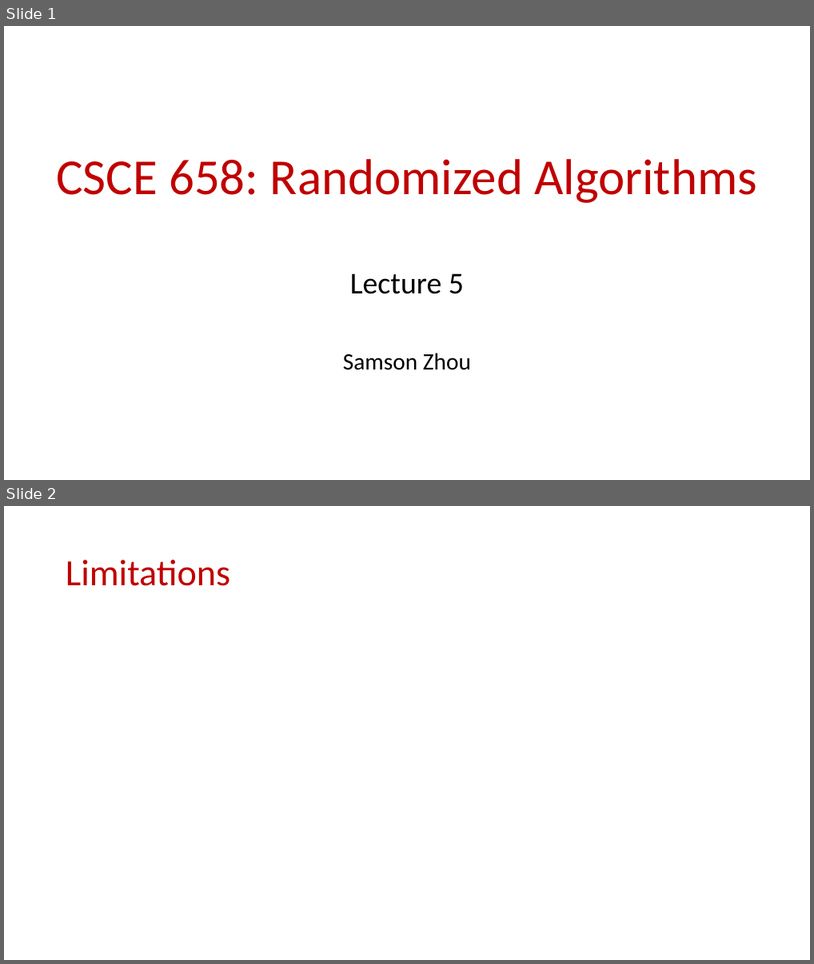
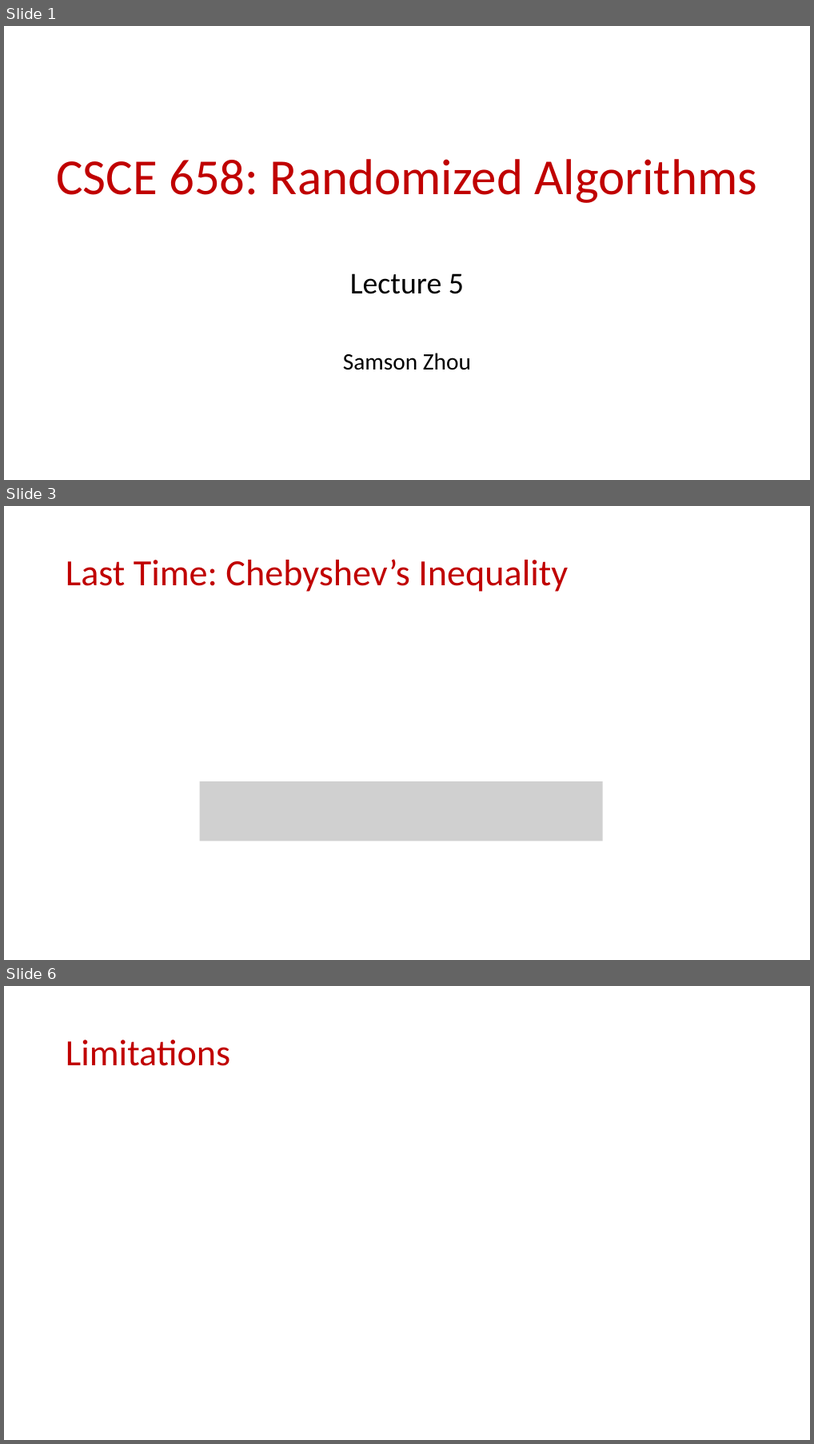
Before and after one commit to samsonzhou/samsonzhou.github.io, a slide deck: CSCE658-S24/L5.pptx. Shown one above the other, each under a label of ours: slides 1 and 2 before the commit, slides 1, 3 and 6 after it; the slides between them are not shown. The pictures are 814x964 and 814x1444 pixels, drawn with LibreOffice and Linux fonts; fonts in the diff are those of the drawing; grey boxes stand for pictures. Boxes give left, top, right and bottom in pixels: in the first picture for what was removed or moved away, otherwise in the second. Text is boxed around its words. In the diff, an @@ line names an element or a change of style, - is before the commit and + after.

```diff
--- a/CSCE658-S24/L5.pptx
+++ b/CSCE658-S24/L5.pptx
@@ slide 3 added at <box>4,506,810,960</box>, background #FFFFFF @@
@@ title added at <box>66,559,568,592</box>, 44 pt, text #C00000 @@
+Last Time: Chebyshev’s Inequality
@@ picture added at <box>200,781,603,841</box> @@
@@ what was slide 2 is now slide 6 @@
```
Also in this commit, not shown: 8 other slides added, 3 other files.
